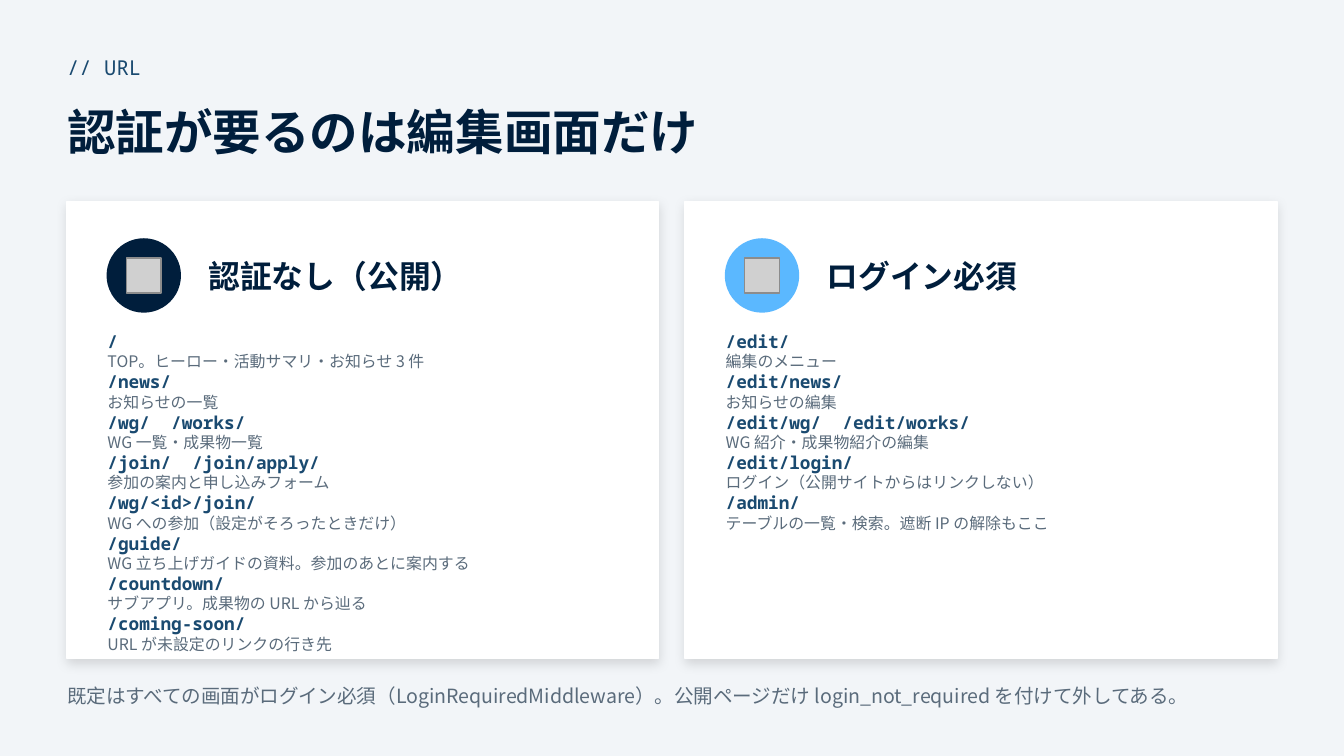
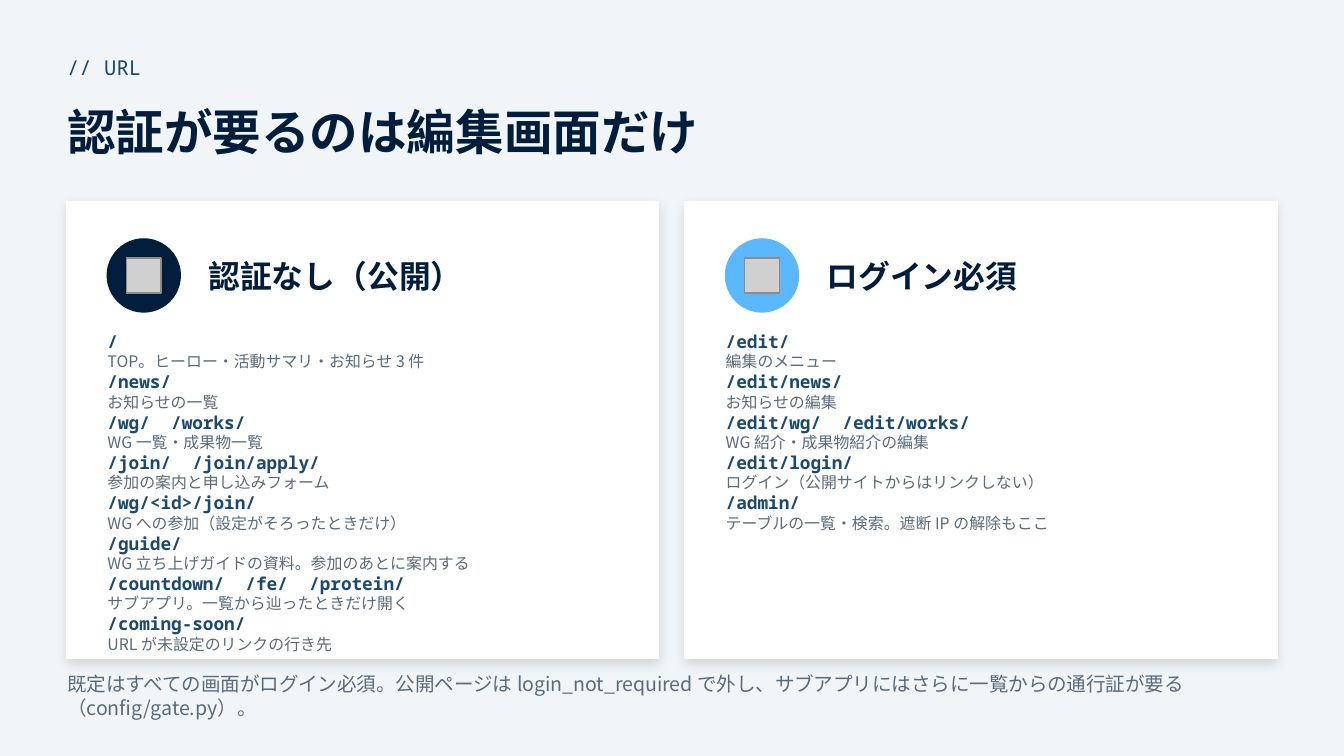
Before and after one commit to funITclub/homepage, a slide deck: slide 4 of static/guide/04_アプリケーション構成.pptx. Drawn at 1344x756 pixels with LibreOffice and Linux fonts; fonts in the diff are those of the drawing; grey boxes stand for pictures. Boxes give left, top, right and bottom in pixels: in the first picture for what was removed or moved away, otherwise in the second. Text is boxed around its words. In the diff, an @@ line names an element or a change of style, - is before the commit and + after.

```diff
--- a/static/guide/04_アプリケーション構成.pptx
+++ b/static/guide/04_アプリケーション構成.pptx
@@ text at <box>107,593,408,610</box>: text changed @@
-サブアプリ。成果物の URL から辿る
+サブアプリ。一覧から辿ったときだけ開く
@@ text at <box>107,576,405,595</box>: text changed @@
-/countdown/
+/countdown/ /fe/ /protein/
@@ text at <box>67,674,1184,720</box>: text changed @@
-既定はすべての画面がログイン必須（LoginRequiredMiddleware）。公開ページだけ login_not_required を付けて外してある。
+既定はすべての画面がログイン必須。公開ページは login_not_required で外し、サブアプリにはさらに一覧からの通行証が要る（config/gate.py）。
```
Also in this commit, not shown: 3 other slides changed, 4 other files.
